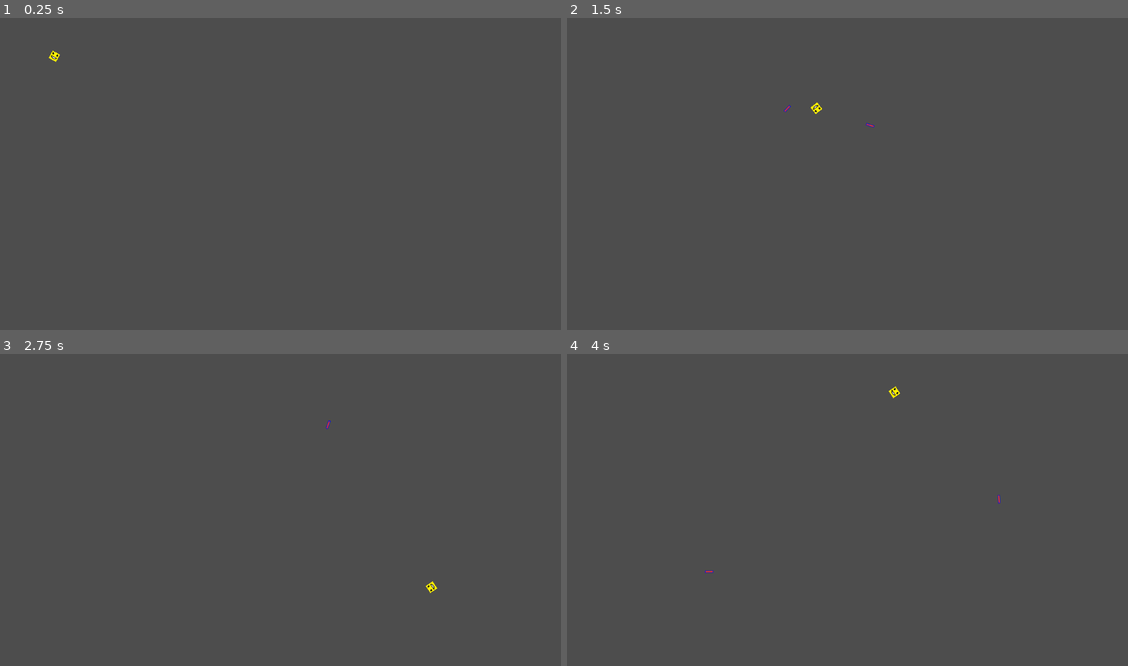
Above: before the commit, frames 1-4 (two rows, left to right).
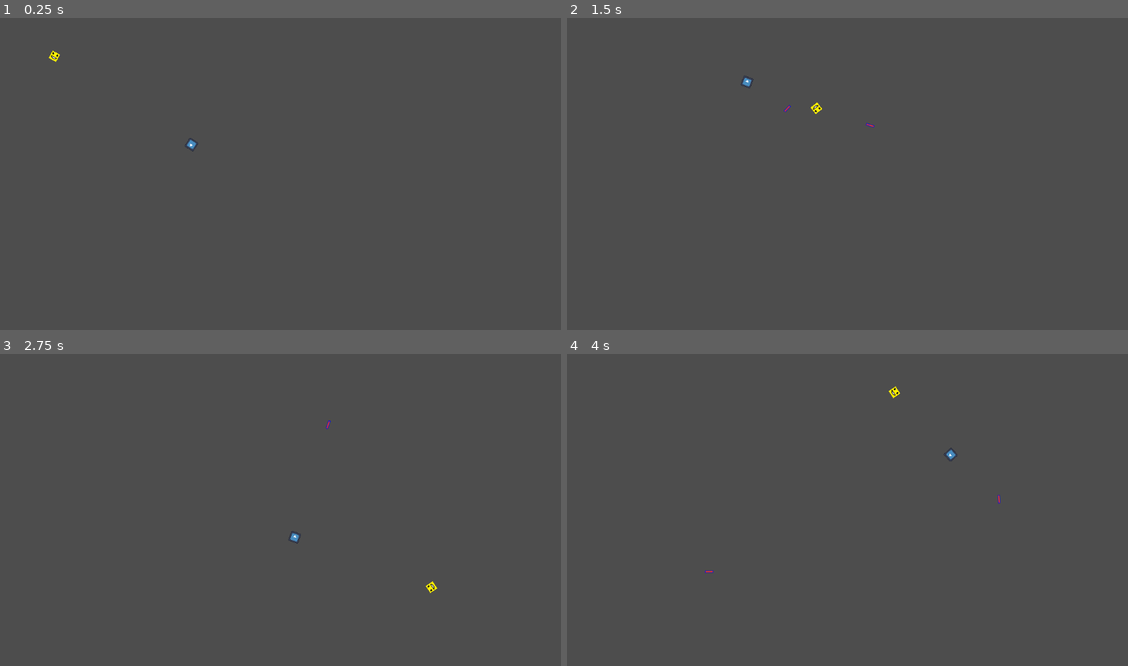
Above: after the commit, the same moments.

Repository: RadicalGG/ShooterGame
Game: Godot game, scene res://Scencs/map.tscn
The game is run twice, just before and just after one commit, with the same random seed, the same clock (stepped at 60 frames per second) and the same inputs. The engine's default icon, where the game draws it, is replaced by a stand-in: a white triangle on a blue panel in a dark square.
Inputs (mouse positions are in pixels of both pictures, inside the frame that each line leads up to):
- Up to frame 1 (0.25 s): no input
- Up to frame 2 (1.5 s): move the mouse to (959, 155) at 0.52 s; hold D (right) 0.53-1.28 s; tap Space (shoot) at 0.6, 1.35 s; move the mouse to (707, 186) at 1.27 s; hold S (down) from 1.28 s (still down)
- Up to frame 3 (2.75 s): tap Enter at 2 s; move the mouse to (319, 432) at 2.02 s; release S (down) at 2.03 s; hold D (right) from 2.03 s (still down); tap Space (shoot) at 2.1 s
- Up to frame 4 (4 s): move the mouse to (797, 575) at 2.77 s; release D (right) at 2.78 s; hold W (up) 2.78-3.53 s; tap Space (shoot) at 2.85, 3.6 s; move the mouse to (1010, 556) at 3.52 s; hold A (left) from 3.53 s (still down)

The runs differ from the first frame. In frame 1, less than 0.1% of the frame differs, in the area x 33-36%, y 38-43%; in frame 2, less than 0.1%; in frame 3, less than 0.1%; in frame 4, less than 0.1%.

Commit message:
enemy fix

Diff:
--- a/shooterproject/Scencs/enemy.tscn
+++ b/shooterproject/Scencs/enemy.tscn
@@ -9,6 +9,7 @@
 size = Vector2(22, 22)
 
 [node name="Enemy" type="CharacterBody2D"]
+position = Vector2(368, 185)
 script = ExtResource("1_qwjh8")
 
 [node name="CollisionShape2D" type="CollisionShape2D" parent="."]
--- a/shooterproject/Scencs/map.tscn
+++ b/shooterproject/Scencs/map.tscn
@@ -1,7 +1,8 @@
-[gd_scene load_steps=5 format=3 uid="uid://miahduqlxkde"]
+[gd_scene load_steps=6 format=3 uid="uid://miahduqlxkde"]
 
 [ext_resource type="Script" uid="uid://bkqeti2ragfwd" path="res://Scripts/player.gd" id="1_i6ut4"]
 [ext_resource type="Texture2D" uid="uid://dwqmsrk7fbor3" path="res://Sprites/HappyFace-Player.png" id="2_n4se0"]
+[ext_resource type="PackedScene" uid="uid://uijs5efolywm" path="res://Scencs/enemy.tscn" id="3_n4se0"]
 
 [sub_resource type="RectangleShape2D" id="RectangleShape2D_wijl4"]
 size = Vector2(16, 16)
@@ -28,4 +29,7 @@
 [node name="ShootPoint" type="Marker2D" parent="Player"]
 position = Vector2(23, 0)
 
+[node name="Enemy" parent="." instance=ExtResource("3_n4se0")]
+position = Vector2(535, 334)
+
 [connection signal="body_entered" from="Player/Area2D" to="Player" method="_on_area_2d_body_entered"]
--- a/shooterproject/Scripts/enemy.gd
+++ b/shooterproject/Scripts/enemy.gd
@@ -6,9 +6,10 @@
 	pass
 
 func _physics_process(delta):
-	var Player = get_parent().get_node("player")
+	var Player = get_parent().get_node("Player")
 	position += (Player.position - position)/50
 	look_at(Player.position)
+
 	move_and_collide(motion)
 
 
